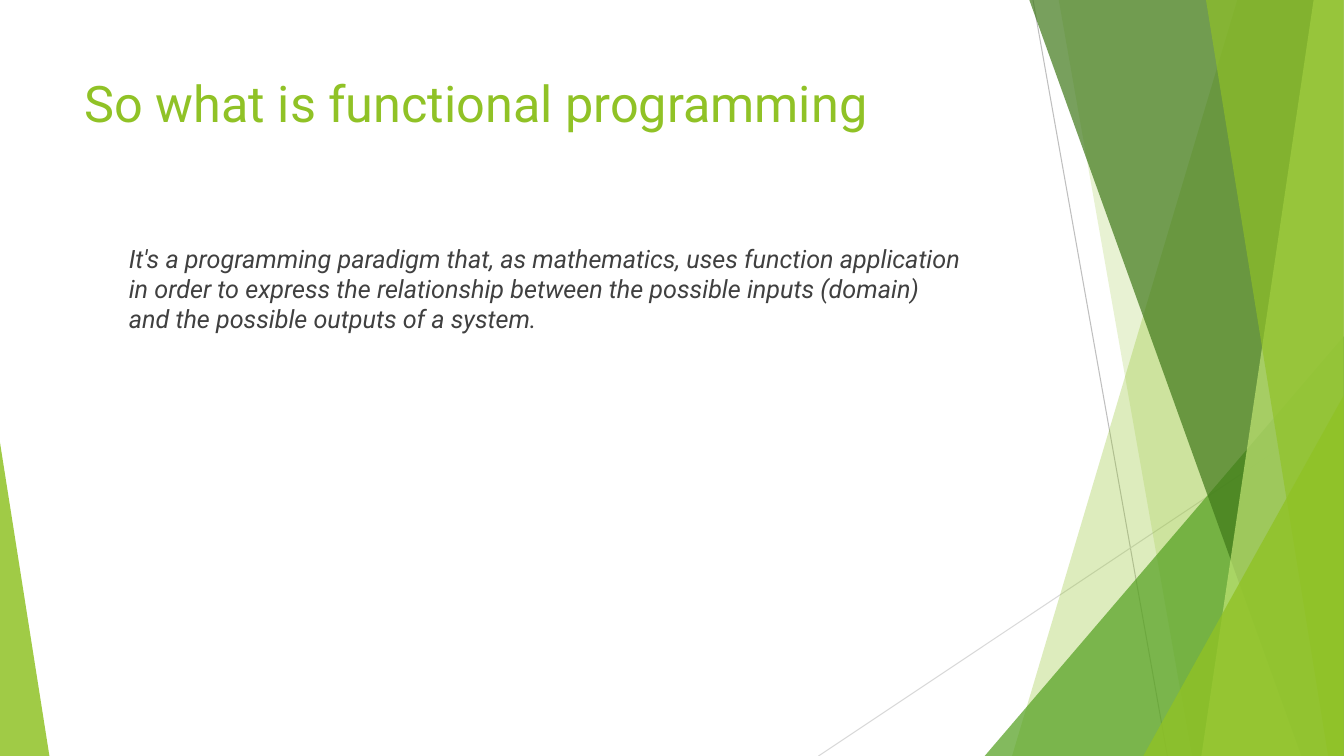
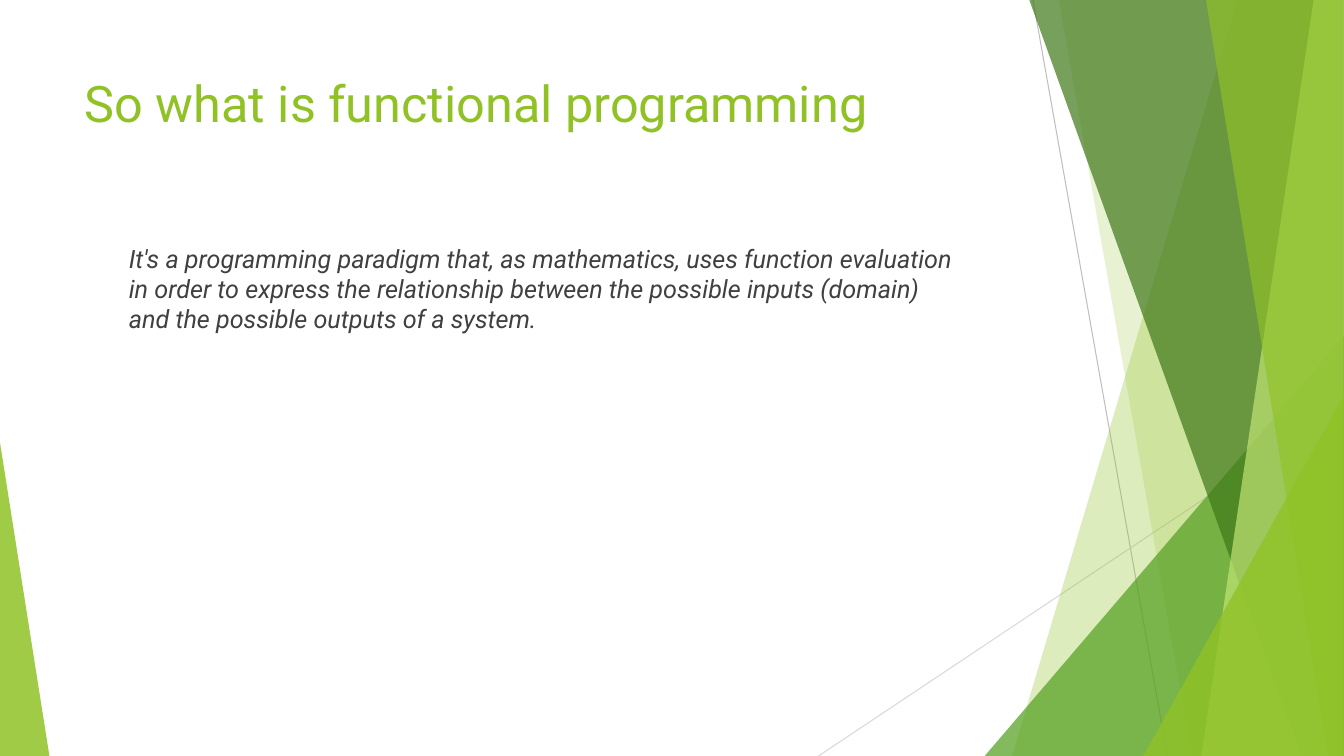
Before and after one commit to danielepo/F-Bootcamp, a slide deck: slide 9 of Presentation/Functional Programming with FSharp.pptx. Drawn at 1344x756 pixels with LibreOffice and Linux fonts; fonts in the diff are those of the drawing. Boxes give left, top, right and bottom in pixels: in the first picture for what was removed or moved away, otherwise in the second. Text is boxed around its words. In the diff, an @@ line names an element or a change of style, - is before the commit and + after.

Commit message:
update presentation

```diff
--- a/Presentation/Functional Programming with FSharp.pptx
+++ b/Presentation/Functional Programming with FSharp.pptx
@@ text at (129, 249, 952, 334): text changed @@
-  It's a programming paradigm that, as mathematics, uses function application in order to express the relationship between the possible inputs (domain) and the possible outputs of a system.
+  It's a programming paradigm that, as mathematics, uses function evaluation in order to express the relationship between the possible inputs (domain) and the possible outputs of a system.
```
Also in this commit, not shown: 23 other slides changed, 1 slide removed.
